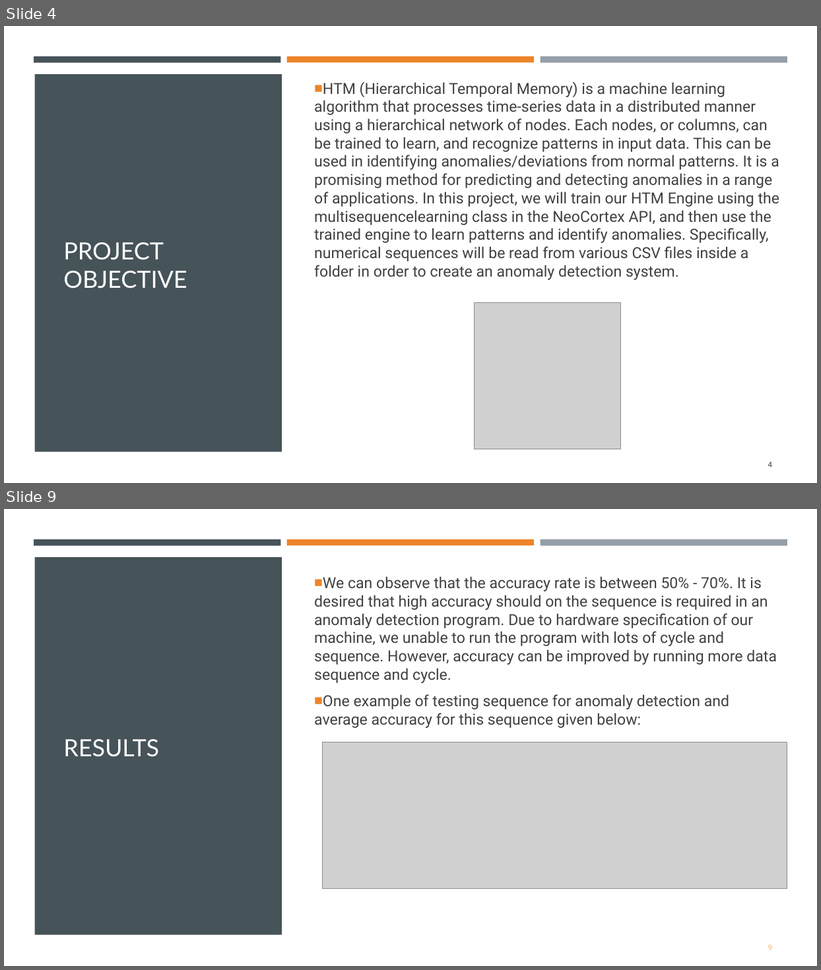
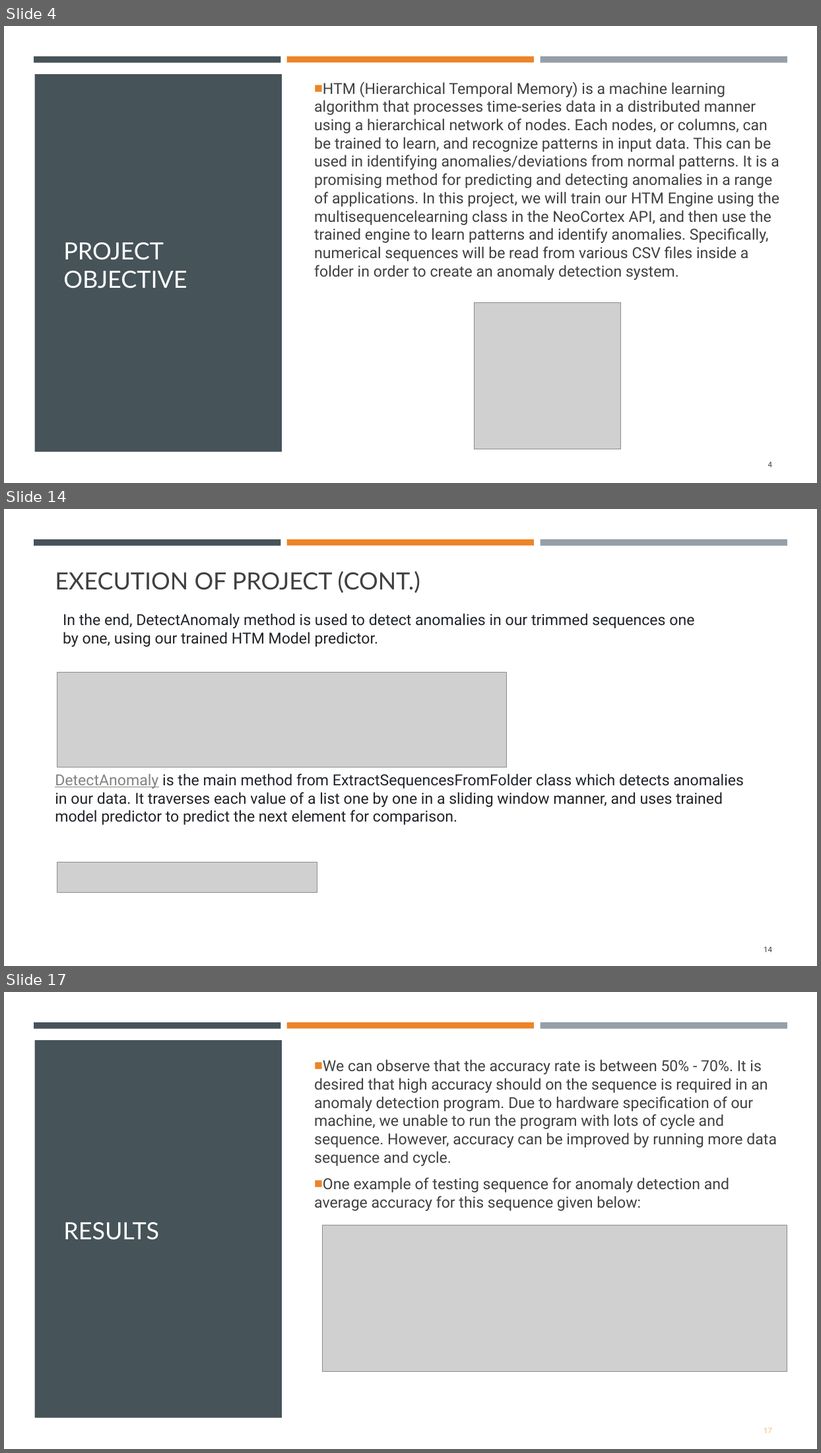
Before and after one commit to mahbubur-r/neocortexapi, a slide deck: source/MySEProject/Documentation/ML2324-8 Implement Anomaly Detection Sample.pptx. Shown one above the other, each under a label of ours: slides 4 and 9 before the commit, slides 4, 14 and 17 after it; the slides between them are not shown. The pictures are 821x970 and 821x1453 pixels, drawn with LibreOffice and Linux fonts; fonts in the diff are those of the drawing; grey boxes stand for pictures. Boxes give left, top, right and bottom in pixels: in the first picture for what was removed or moved away, otherwise in the second. Text is boxed around its words. In the diff, an @@ line names an element or a change of style, - is before the commit and + after.

Commit message:
slight changes project doc and updated it

```diff
--- a/source/MySEProject/Documentation/ML2324-8 Implement Anomaly Detection Sample.pptx
+++ b/source/MySEProject/Documentation/ML2324-8 Implement Anomaly Detection Sample.pptx
@@ slide 14 added at box(4, 509, 817, 966), background #FFFFFF @@
@@ rectangle added at box(34, 539, 281, 545), fill #465359 @@
@@ rectangle added at box(287, 539, 534, 545), fill #ED8428 @@
@@ rectangle added at box(540, 539, 787, 546), fill #969FA7 @@
@@ title added at box(55, 571, 420, 593), 28 pt, text #404040 @@
+EXECUTION OF PROJECT (CONT.)
@@ text added at box(63, 613, 694, 647), 18 pt, text #1F2328 @@
+In the end, DetectAnomaly method is used to detect anomalies in our trimmed sequences one by one, using our trained HTM Model predictor.
@@ picture added at box(57, 673, 507, 768) @@
@@ text added at box(55, 774, 744, 825), 18 pt, text #1F2328 @@
+DetectAnomaly is the main method from ExtractSequencesFromFolder class which detects anomalies in our data. It traverses each value of a list one by one in a sliding window manner, and uses trained model predictor to predict the next element for comparison.
@@ picture added at box(57, 863, 318, 893) @@
@@ page number added at box(764, 947, 772, 953), 9 pt, text #404040 @@
+14
@@ what was slide 9 is now slide 17 @@
@@ page number at box(764, 1428, 772, 1434): text changed @@
-9
+17
```
Also in this commit, not shown: 5 slides changed, 7 other slides added, 1 other file.
